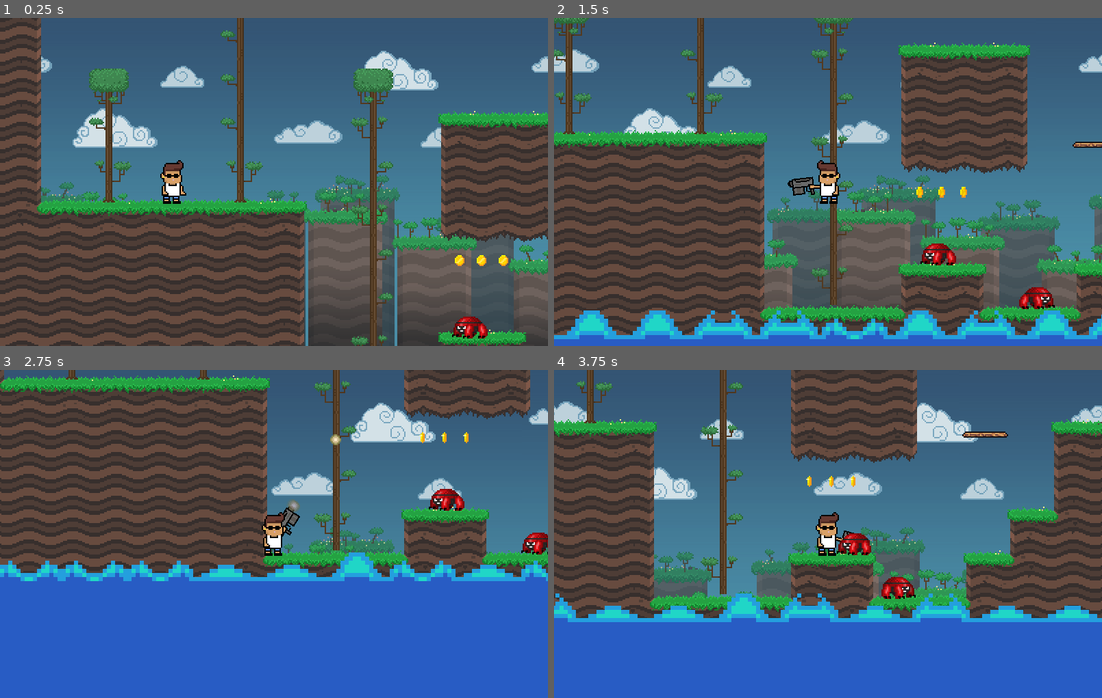
Above: before the commit, frames 1-4 (two rows, left to right).
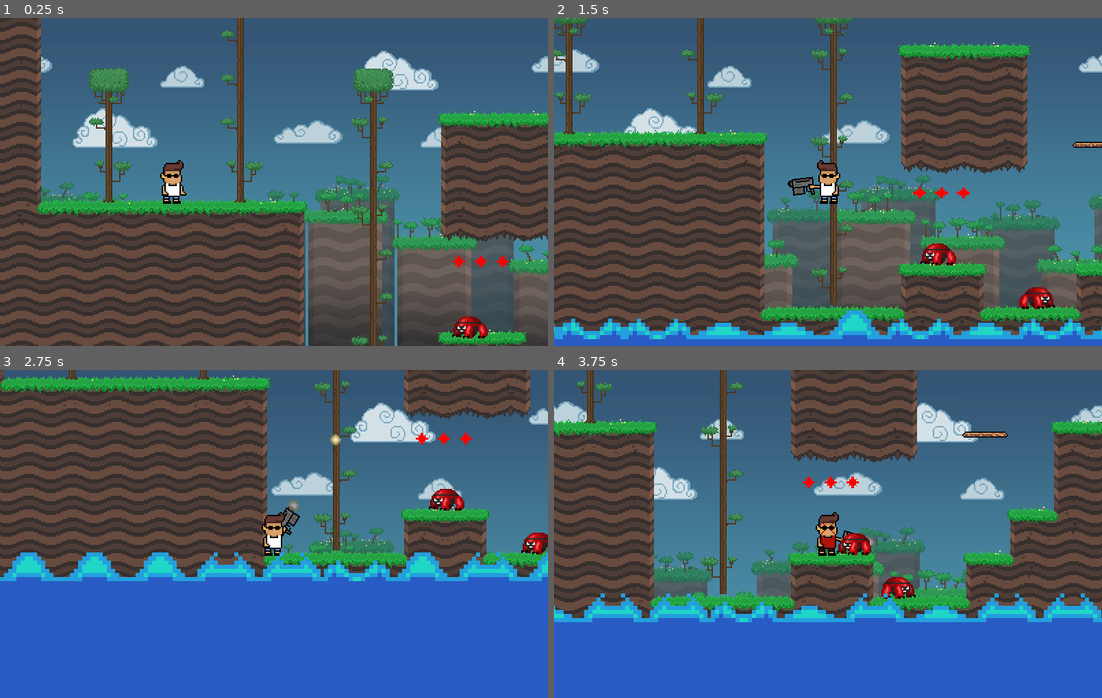
Above: after the commit, the same moments.

Repository: J24556/Red-Rise
Game: Godot game, scene res://Stage.tscn
Two runs of this game, one before a commit and one after it. Both use one fixed random seed, a clock stepped at 60 frames per second and the inputs below.
Inputs (mouse positions are in pixels of both pictures, inside the frame that each line leads up to):
- Up to frame 1 (0.25 s): no input
- Up to frame 2 (1.5 s): move the mouse to (948, 165) at 0.52 s; press the mouse at (948, 165) at 0.53 s; hold D (move_right) from 0.53 s (still down); tap Space (jump) at 0.77 s; move the mouse to (718, 198) at 1.27 s; release the mouse at (718, 198) at 1.28 s; click (718, 198) at 1.35 s
- Up to frame 3 (2.75 s): tap Space (jump) at 1.52 s; move the mouse to (328, 461) at 2.02 s; release D (move_right) at 2.03 s; press the mouse at (328, 461) at 2.03 s; hold A (move_left) from 2.03 s (still down)
- Up to frame 4 (3.75 s): move the mouse to (800, 599) at 2.77 s; release A (move_left) at 2.78 s; release the mouse at (800, 599) at 2.78 s; hold D (move_right) from 2.78 s (still down); click (800, 599) at 2.85 s; tap Space (jump) at 3.02 s; move the mouse to (992, 583) at 3.52 s; press the mouse at (992, 583) at 3.53 s

The runs differ from the first frame. In frame 1, 0.2% of the frame differs, in the area x 82-93%, y 72-77%; in frame 2, 4.9%; in frame 3, 5.0%, in the area x 0-100%, y 18-65%; in frame 4, 4.4%.

Commit message:
ADDED RED MECHANIC
he now shoots faster near the RED. Coin class changed to enable and disable RED MODE

Diff:
--- a/Stage.tscn
+++ b/Stage.tscn
@@ -272,490 +272,488 @@
 position = Vector2( -0.0743256, 700 )
 scale = Vector2( 3, 3 )
 frames = SubResource( 13 )
-frame = 6
 playing = true
 
 [node name="AnimatedSprite2" type="AnimatedSprite" parent="Blue Lava"]
 position = Vector2( 48, 700 )
 scale = Vector2( 3, 3 )
 frames = SubResource( 13 )
-frame = 5
+frame = 11
 playing = true
 
 [node name="AnimatedSprite3" type="AnimatedSprite" parent="Blue Lava"]
 position = Vector2( 96, 700 )
 scale = Vector2( 3, 3 )
 frames = SubResource( 13 )
-frame = 5
+frame = 11
 playing = true
 
 [node name="AnimatedSprite4" type="AnimatedSprite" parent="Blue Lava"]
 position = Vector2( 144, 700 )
 scale = Vector2( 3, 3 )
 frames = SubResource( 13 )
-frame = 5
+frame = 11
 playing = true
 
 [node name="AnimatedSprite5" type="AnimatedSprite" parent="Blue Lava"]
 position = Vector2( 192, 700 )
 scale = Vector2( 3, 3 )
 frames = SubResource( 13 )
-frame = 4
+frame = 10
 playing = true
 
 [node name="AnimatedSprite6" type="AnimatedSprite" parent="Blue Lava"]
 position = Vector2( 240, 700 )
 scale = Vector2( 3, 3 )
 frames = SubResource( 13 )
-frame = 4
+frame = 10
 playing = true
 
 [node name="AnimatedSprite7" type="AnimatedSprite" parent="Blue Lava"]
 position = Vector2( 287.76, 700 )
 scale = Vector2( 3, 3 )
 frames = SubResource( 13 )
-frame = 6
 playing = true
 
 [node name="AnimatedSprite8" type="AnimatedSprite" parent="Blue Lava"]
 position = Vector2( 335.76, 700 )
 scale = Vector2( 3, 3 )
 frames = SubResource( 13 )
-frame = 5
+frame = 11
 playing = true
 
 [node name="AnimatedSprite9" type="AnimatedSprite" parent="Blue Lava"]
 position = Vector2( 383.76, 700 )
 scale = Vector2( 3, 3 )
 frames = SubResource( 13 )
-frame = 4
+frame = 10
 playing = true
 
 [node name="AnimatedSprite10" type="AnimatedSprite" parent="Blue Lava"]
 position = Vector2( 431.76, 700 )
 scale = Vector2( 3, 3 )
 frames = SubResource( 13 )
-frame = 5
+frame = 11
 playing = true
 
 [node name="AnimatedSprite11" type="AnimatedSprite" parent="Blue Lava"]
 position = Vector2( 479.76, 700 )
 scale = Vector2( 3, 3 )
 frames = SubResource( 13 )
-frame = 4
+frame = 10
 playing = true
 
 [node name="AnimatedSprite60" type="AnimatedSprite" parent="Blue Lava"]
 position = Vector2( -527.747, 700 )
 scale = Vector2( 3, 3 )
 frames = SubResource( 13 )
-frame = 5
+frame = 11
 playing = true
 
 [node name="AnimatedSprite61" type="AnimatedSprite" parent="Blue Lava"]
 position = Vector2( -479.747, 700 )
 scale = Vector2( 3, 3 )
 frames = SubResource( 13 )
-frame = 5
+frame = 11
 playing = true
 
 [node name="AnimatedSprite62" type="AnimatedSprite" parent="Blue Lava"]
 position = Vector2( -431.747, 700 )
 scale = Vector2( 3, 3 )
 frames = SubResource( 13 )
-frame = 4
+frame = 10
 playing = true
 
 [node name="AnimatedSprite63" type="AnimatedSprite" parent="Blue Lava"]
 position = Vector2( -383.747, 700 )
 scale = Vector2( 3, 3 )
 frames = SubResource( 13 )
-frame = 5
+frame = 11
 playing = true
 
 [node name="AnimatedSprite64" type="AnimatedSprite" parent="Blue Lava"]
 position = Vector2( -335.747, 700 )
 scale = Vector2( 3, 3 )
 frames = SubResource( 13 )
-frame = 4
+frame = 10
 playing = true
 
 [node name="AnimatedSprite65" type="AnimatedSprite" parent="Blue Lava"]
 position = Vector2( -287.747, 700 )
 scale = Vector2( 3, 3 )
 frames = SubResource( 13 )
-frame = 4
+frame = 10
 playing = true
 
 [node name="AnimatedSprite66" type="AnimatedSprite" parent="Blue Lava"]
 position = Vector2( -239.986, 700 )
 scale = Vector2( 3, 3 )
 frames = SubResource( 13 )
-frame = 5
+frame = 11
 playing = true
 
 [node name="AnimatedSprite67" type="AnimatedSprite" parent="Blue Lava"]
 position = Vector2( -191.986, 700 )
 scale = Vector2( 3, 3 )
 frames = SubResource( 13 )
-frame = 4
+frame = 10
 playing = true
 
 [node name="AnimatedSprite68" type="AnimatedSprite" parent="Blue Lava"]
 position = Vector2( -143.986, 700 )
 scale = Vector2( 3, 3 )
 frames = SubResource( 13 )
-frame = 3
+frame = 9
 playing = true
 
 [node name="AnimatedSprite69" type="AnimatedSprite" parent="Blue Lava"]
 position = Vector2( -95.9865, 700 )
 scale = Vector2( 3, 3 )
 frames = SubResource( 13 )
-frame = 4
+frame = 10
 playing = true
 
 [node name="AnimatedSprite70" type="AnimatedSprite" parent="Blue Lava"]
 position = Vector2( -47.9864, 700.074 )
 scale = Vector2( 3, 3 )
 frames = SubResource( 13 )
-frame = 3
+frame = 9
 playing = true
 
 [node name="AnimatedSprite12" type="AnimatedSprite" parent="Blue Lava"]
 position = Vector2( 527.76, 700 )
 scale = Vector2( 3, 3 )
 frames = SubResource( 13 )
-frame = 4
+frame = 10
 playing = true
 
 [node name="AnimatedSprite13" type="AnimatedSprite" parent="Blue Lava"]
 position = Vector2( 575.904, 700 )
 scale = Vector2( 3, 3 )
 frames = SubResource( 13 )
-frame = 5
+frame = 11
 playing = true
 
 [node name="AnimatedSprite14" type="AnimatedSprite" parent="Blue Lava"]
 position = Vector2( 623.904, 700 )
 scale = Vector2( 3, 3 )
 frames = SubResource( 13 )
-frame = 4
+frame = 10
 playing = true
 
 [node name="AnimatedSprite15" type="AnimatedSprite" parent="Blue Lava"]
 position = Vector2( 671.904, 700 )
 scale = Vector2( 3, 3 )
 frames = SubResource( 13 )
-frame = 4
+frame = 10
 playing = true
 
 [node name="AnimatedSprite16" type="AnimatedSprite" parent="Blue Lava"]
 position = Vector2( 719.904, 700 )
 scale = Vector2( 3, 3 )
 frames = SubResource( 13 )
-frame = 5
+frame = 11
 playing = true
 
 [node name="AnimatedSprite17" type="AnimatedSprite" parent="Blue Lava"]
 position = Vector2( 767.904, 700 )
 scale = Vector2( 3, 3 )
 frames = SubResource( 13 )
-frame = 4
+frame = 10
 playing = true
 
 [node name="AnimatedSprite18" type="AnimatedSprite" parent="Blue Lava"]
 position = Vector2( 815.904, 700 )
 scale = Vector2( 3, 3 )
 frames = SubResource( 13 )
-frame = 4
+frame = 10
 playing = true
 
 [node name="AnimatedSprite19" type="AnimatedSprite" parent="Blue Lava"]
 position = Vector2( 863.665, 700 )
 scale = Vector2( 3, 3 )
 frames = SubResource( 13 )
-frame = 5
+frame = 11
 playing = true
 
 [node name="AnimatedSprite20" type="AnimatedSprite" parent="Blue Lava"]
 position = Vector2( 911.665, 700 )
 scale = Vector2( 3, 3 )
 frames = SubResource( 13 )
-frame = 4
+frame = 10
 playing = true
 
 [node name="AnimatedSprite21" type="AnimatedSprite" parent="Blue Lava"]
 position = Vector2( 959.665, 700 )
 scale = Vector2( 3, 3 )
 frames = SubResource( 13 )
-frame = 3
+frame = 9
 playing = true
 
 [node name="AnimatedSprite22" type="AnimatedSprite" parent="Blue Lava"]
 position = Vector2( 1007.66, 700 )
 scale = Vector2( 3, 3 )
 frames = SubResource( 13 )
-frame = 4
+frame = 10
 playing = true
 
 [node name="AnimatedSprite23" type="AnimatedSprite" parent="Blue Lava"]
 position = Vector2( 1055.66, 700 )
 scale = Vector2( 3, 3 )
 frames = SubResource( 13 )
-frame = 3
+frame = 9
 playing = true
 
 [node name="AnimatedSprite24" type="AnimatedSprite" parent="Blue Lava"]
 position = Vector2( 1103.66, 700 )
 scale = Vector2( 3, 3 )
 frames = SubResource( 13 )
-frame = 3
+frame = 9
 playing = true
 
 [node name="AnimatedSprite25" type="AnimatedSprite" parent="Blue Lava"]
 position = Vector2( 1151.53, 700 )
 scale = Vector2( 3, 3 )
 frames = SubResource( 13 )
-frame = 5
+frame = 11
 playing = true
 
 [node name="AnimatedSprite26" type="AnimatedSprite" parent="Blue Lava"]
 position = Vector2( 1199.53, 700 )
 scale = Vector2( 3, 3 )
 frames = SubResource( 13 )
-frame = 4
+frame = 10
 playing = true
 
 [node name="AnimatedSprite27" type="AnimatedSprite" parent="Blue Lava"]
 position = Vector2( 1247.53, 700 )
 scale = Vector2( 3, 3 )
 frames = SubResource( 13 )
-frame = 4
+frame = 10
 playing = true
 
 [node name="AnimatedSprite28" type="AnimatedSprite" parent="Blue Lava"]
 position = Vector2( 1295.53, 700 )
 scale = Vector2( 3, 3 )
 frames = SubResource( 13 )
-frame = 5
+frame = 11
 playing = true
 
 [node name="AnimatedSprite29" type="AnimatedSprite" parent="Blue Lava"]
 position = Vector2( 1343.53, 700 )
 scale = Vector2( 3, 3 )
 frames = SubResource( 13 )
-frame = 4
+frame = 10
 playing = true
 
 [node name="AnimatedSprite30" type="AnimatedSprite" parent="Blue Lava"]
 position = Vector2( 1391.53, 700 )
 scale = Vector2( 3, 3 )
 frames = SubResource( 13 )
-frame = 4
+frame = 10
 playing = true
 
 [node name="AnimatedSprite31" type="AnimatedSprite" parent="Blue Lava"]
 position = Vector2( 1439.29, 700 )
 scale = Vector2( 3, 3 )
 frames = SubResource( 13 )
-frame = 5
+frame = 11
 playing = true
 
 [node name="AnimatedSprite32" type="AnimatedSprite" parent="Blue Lava"]
 position = Vector2( 1487.29, 700 )
 scale = Vector2( 3, 3 )
 frames = SubResource( 13 )
-frame = 4
+frame = 10
 playing = true
 
 [node name="AnimatedSprite33" type="AnimatedSprite" parent="Blue Lava"]
 position = Vector2( 1535.29, 700 )
 scale = Vector2( 3, 3 )
 frames = SubResource( 13 )
-frame = 3
+frame = 9
 playing = true
 
 [node name="AnimatedSprite34" type="AnimatedSprite" parent="Blue Lava"]
 position = Vector2( 1583.29, 700 )
 scale = Vector2( 3, 3 )
 frames = SubResource( 13 )
-frame = 4
+frame = 10
 playing = true
 
 [node name="AnimatedSprite35" type="AnimatedSprite" parent="Blue Lava"]
 position = Vector2( 1631.29, 700 )
 scale = Vector2( 3, 3 )
 frames = SubResource( 13 )
-frame = 3
+frame = 9
 playing = true
 
 [node name="AnimatedSprite36" type="AnimatedSprite" parent="Blue Lava"]
 position = Vector2( 1679.29, 700 )
 scale = Vector2( 3, 3 )
 frames = SubResource( 13 )
-frame = 3
+frame = 9
 playing = true
 
 [node name="AnimatedSprite37" type="AnimatedSprite" parent="Blue Lava"]
 position = Vector2( 1727.43, 700 )
 scale = Vector2( 3, 3 )
 frames = SubResource( 13 )
-frame = 4
+frame = 10
 playing = true
 
 [node name="AnimatedSprite38" type="AnimatedSprite" parent="Blue Lava"]
 position = Vector2( 1775.43, 700 )
 scale = Vector2( 3, 3 )
 frames = SubResource( 13 )
-frame = 3
+frame = 9
 playing = true
 
 [node name="AnimatedSprite39" type="AnimatedSprite" parent="Blue Lava"]
 position = Vector2( 1823.43, 700 )
 scale = Vector2( 3, 3 )
 frames = SubResource( 13 )
-frame = 3
+frame = 9
 playing = true
 
 [node name="AnimatedSprite40" type="AnimatedSprite" parent="Blue Lava"]
 position = Vector2( 1871.43, 700 )
 scale = Vector2( 3, 3 )
 frames = SubResource( 13 )
-frame = 4
+frame = 10
 playing = true
 
 [node name="AnimatedSprite41" type="AnimatedSprite" parent="Blue Lava"]
 position = Vector2( 1919.43, 700 )
 scale = Vector2( 3, 3 )
 frames = SubResource( 13 )
-frame = 3
+frame = 9
 playing = true
 
 [node name="AnimatedSprite42" type="AnimatedSprite" parent="Blue Lava"]
 position = Vector2( 1967.43, 700 )
 scale = Vector2( 3, 3 )
 frames = SubResource( 13 )
-frame = 3
+frame = 9
 playing = true
 
 [node name="AnimatedSprite43" type="AnimatedSprite" parent="Blue Lava"]
 position = Vector2( 2015.19, 700 )
 scale = Vector2( 3, 3 )
 frames = SubResource( 13 )
-frame = 4
+frame = 10
 playing = true
 
 [node name="AnimatedSprite44" type="AnimatedSprite" parent="Blue Lava"]
 position = Vector2( 2063.19, 700 )
 scale = Vector2( 3, 3 )
 frames = SubResource( 13 )
-frame = 3
+frame = 9
 playing = true
 
 [node name="AnimatedSprite45" type="AnimatedSprite" parent="Blue Lava"]
 position = Vector2( 2111.19, 700 )
 scale = Vector2( 3, 3 )
 frames = SubResource( 13 )
-frame = 2
+frame = 8
 playing = true
 
 [node name="AnimatedSprite46" type="AnimatedSprite" parent="Blue Lava"]
 position = Vector2( 2159.19, 700 )
 scale = Vector2( 3, 3 )
 frames = SubResource( 13 )
-frame = 3
+frame = 9
 playing = true
 
 [node name="AnimatedSprite47" type="AnimatedSprite" parent="Blue Lava"]
 position = Vector2( 2207.19, 700 )
 scale = Vector2( 3, 3 )
 frames = SubResource( 13 )
-frame = 2
+frame = 8
 playing = true
 
 [node name="AnimatedSprite48" type="AnimatedSprite" parent="Blue Lava"]
 position = Vector2( 2255.19, 700 )
 scale = Vector2( 3, 3 )
 frames = SubResource( 13 )
-frame = 2
+frame = 8
 playing = true
 
 [node name="AnimatedSprite49" type="AnimatedSprite" parent="Blue Lava"]
 position = Vector2( 2303.22, 700 )
 scale = Vector2( 3, 3 )
 frames = SubResource( 13 )
-frame = 3
+frame = 9
 playing = true
 
 [node name="AnimatedSprite50" type="AnimatedSprite" parent="Blue Lava"]
 position = Vector2( 2351.22, 700 )
 scale = Vector2( 3, 3 )
 frames = SubResource( 13 )
-frame = 3
+frame = 9
 playing = true
 
 [node name="AnimatedSprite51" type="AnimatedSprite" parent="Blue Lava"]
 position = Vector2( 2399.22, 700 )
 scale = Vector2( 3, 3 )
 frames = SubResource( 13 )
-frame = 4
+frame = 10
 playing = true
 
 [node name="AnimatedSprite52" type="AnimatedSprite" parent="Blue Lava"]
 position = Vector2( 2447.22, 700 )
 scale = Vector2( 3, 3 )
 frames = SubResource( 13 )
-frame = 3
+frame = 9
 playing = true
 
 [node name="AnimatedSprite53" type="AnimatedSprite" parent="Blue Lava"]
 position = Vector2( 2495.22, 700 )
 scale = Vector2( 3, 3 )
 frames = SubResource( 13 )
-frame = 3
+frame = 9
 playing = true
 
 [node name="AnimatedSprite54" type="AnimatedSprite" parent="Blue Lava"]
 position = Vector2( 2542.98, 700 )
 scale = Vector2( 3, 3 )
 frames = SubResource( 13 )
-frame = 4
+frame = 10
 playing = true
 
 [node name="AnimatedSprite55" type="AnimatedSprite" parent="Blue Lava"]
 position = Vector2( 2590.98, 700 )
 scale = Vector2( 3, 3 )
 frames = SubResource( 13 )
-frame = 3
+frame = 9
 playing = true
 
 [node name="AnimatedSprite56" type="AnimatedSprite" parent="Blue Lava"]
 position = Vector2( 2638.98, 700 )
 scale = Vector2( 3, 3 )
 frames = SubResource( 13 )
-frame = 2
+frame = 8
 playing = true
 
 [node name="AnimatedSprite57" type="AnimatedSprite" parent="Blue Lava"]
 position = Vector2( 2686.98, 700 )
 scale = Vector2( 3, 3 )
 frames = SubResource( 13 )
-frame = 3
+frame = 9
 playing = true
 
 [node name="AnimatedSprite58" type="AnimatedSprite" parent="Blue Lava"]
 position = Vector2( 2734.98, 700 )
 scale = Vector2( 3, 3 )
 frames = SubResource( 13 )
-frame = 2
+frame = 8
 playing = true
 
 [node name="AnimatedSprite59" type="AnimatedSprite" parent="Blue Lava"]
 position = Vector2( 2782.98, 700 )
 scale = Vector2( 3, 3 )
 frames = SubResource( 13 )
-frame = 2
+frame = 8
 playing = true
 
 [node name="Sprite" type="Sprite" parent="Blue Lava"]
--- a/coin/Coin.tscn
+++ b/coin/Coin.tscn
@@ -1,7 +1,7 @@
 [gd_scene load_steps=12 format=2]
 
 [ext_resource path="res://coin/coin.gd" type="Script" id=1]
-[ext_resource path="res://coin/coin.png" type="Texture" id=2]
+[ext_resource path="res://coin/RED1.png" type="Texture" id=2]
 [ext_resource path="res://audio/sound_coin.wav" type="AudioStream" id=3]
 [ext_resource path="res://player/bullet.png" type="Texture" id=4]
 
@@ -118,8 +118,9 @@
 script = ExtResource( 1 )
 
 [node name="Sprite" type="Sprite" parent="."]
+position = Vector2( -0.46916, 0.445954 )
+scale = Vector2( 0.700385, 0.609792 )
 texture = ExtResource( 2 )
-hframes = 4
 
 [node name="AnimationPlayer" type="AnimationPlayer" parent="."]
 autoplay = "spin"
@@ -127,6 +128,7 @@
 anims/taken = SubResource( 2 )
 
 [node name="Collision" type="CollisionShape2D" parent="."]
+scale = Vector2( 8, 8 )
 shape = SubResource( 3 )
 
 [node name="Sound" type="AudioStreamPlayer2D" parent="."]
@@ -142,6 +144,9 @@
 texture = ExtResource( 4 )
 
 [node name="Enabler" type="VisibilityEnabler2D" parent="."]
+position = Vector2( -0.0743256, 0.2973 )
+scale = Vector2( 0.985135, 1.05946 )
 rect = Rect2( -5, -5, 10, 10 )
 pause_particles = false
 [connection signal="body_entered" from="." to="." method="_on_body_enter"]
+[connection signal="body_exited" from="." to="." method="_on_body_exited"]
--- a/coin/coin.gd
+++ b/coin/coin.gd
@@ -3,6 +3,13 @@
 
 var taken = false
 
+
 func _on_body_enter(body):
 	if not taken and body is Player:
-		($AnimationPlayer as AnimationPlayer).play("taken")
+		print("w")#($AnimationPlayer as AnimationPlayer).play("taken")
+		(body as Player).SET_ANGRY(true,self.get_instance_id())
+
+func _on_body_exited(body):
+	if body is Player:
+		print("l")
+		(body as Player).SET_ANGRY(false,self.get_instance_id())
--- a/player/Player.tscn
+++ b/player/Player.tscn
@@ -165,5 +165,8 @@
 [node name="ShotDelayTimer" type="Timer" parent="."]
 one_shot = true
 
+[node name="AngerTime" type="Timer" parent="."]
+wait_time = 2.0
+
 [node name="ShootAnimTimer" type="Timer" parent="."]
 one_shot = true
--- a/player/player.gd
+++ b/player/player.gd
@@ -5,12 +5,13 @@
 const JUMP_SPEED = 350
 const BASE_SPEED = Vector2(RUN_SPEED, JUMP_SPEED)
 const FLOOR_DETECT_DISTANCE = 20.0
-const SHOT_DELAY = 0.3
+var SHOT_DELAY = 0.3 #now why make that a const?
 const SHOT_SPEED = 700
 const GUN_PUT_AWAY_TIME = 0.6
 
 var Bullet = preload("res://player/PlayerBullet.tscn")
 var sprite_no_arm = preload("res://player/characteronearm.png")
+var sprite_chad_when_stock_go_down = preload("res://player/chad_in_the_red.png")
 var sprite_with_arm = preload("res://player/charactertwoarms.png")
 
 onready var speed = BASE_SPEED
@@ -25,11 +26,22 @@
 onready var bullet_shoot = $Sprite/ArmPivot/GunArm/BulletShoot
 onready var shot_delay_timer = $ShotDelayTimer
 onready var shoot_anim_timer = $ShootAnimTimer
+onready var anger_timer = $AngerTime
 onready var sound_jump = $SoundJump
 onready var sound_shoot = $SoundShoot
 
+var angry = false
+var latest_instigator
+func SET_ANGRY(on , instg):
+	if(on):
+		latest_instigator = instg
+		angry = on
+	elif(instg == latest_instigator):
+		angry = on
+
 
 func _physics_process(_delta):
+	print(angry)
 	var mouse_pos = get_global_mouse_position()
 	var mouse_dir = global_position.direction_to(mouse_pos)
 	var mouse_arm_dir = arm_pivot.global_position.direction_to(mouse_pos)
@@ -70,6 +82,13 @@
 		gun_arm.visible = false
 		if move_dir.x != 0:
 			sprite.scale.x = 1 if move_dir.x > 0 else -1
+
+	#ANGRY MODE HERE HERE HERE HERE'S OUR GIMICK
+	if angry:
+		SHOT_DELAY = .07
+		sprite.texture = sprite_chad_when_stock_go_down
+	else:
+		SHOT_DELAY = .3
 
 	if sprite.scale.x == 1:
 		arm_pivot.rotation_degrees = mouse_arm_angle + 180
Binary file added: coin/RED1.png
Not shown, added: coin/RED1.png.import
Binary file added: player/chad_in_the_red.png
Not shown, added: player/chad_in_the_red.png.import
